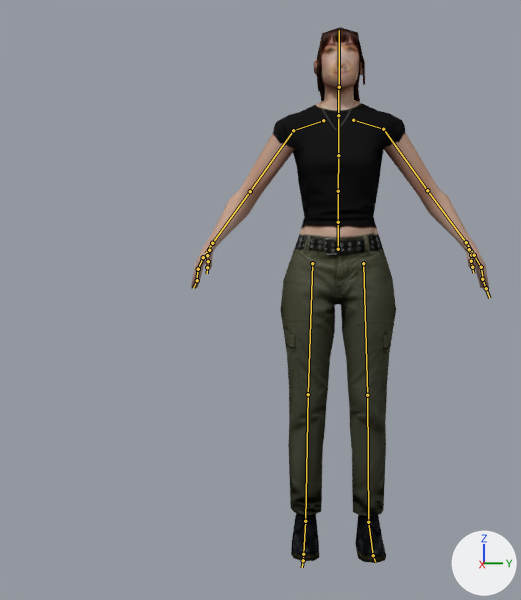
One commit to the Blender file artRaws/girlfriend.blend: the scene before it, then after it.
Before and after are seen from a 50 mm camera at (2.36, -0.11, 0.88) aimed at (-0.14, -0.26, 0.8). Arrows for +X, +Y and +Z are at lower right; the lights stay in place. The picture after the commit comes second. The bones that change, and the others that lie on the model, are drawn over the model as lines.

In view in the first picture: 'Character_Female_10'.
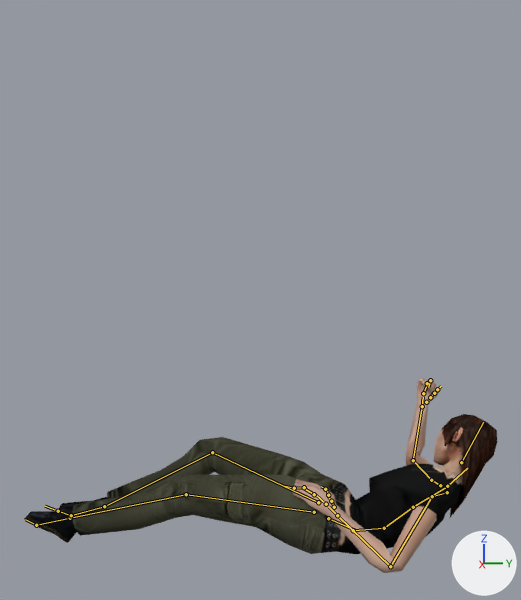
The newer file adds an action. The first version stands in its rest pose; the second is drawn at frame 80 of the action 'Couch'.

Boxes [x1, y1, x2, y2] around the edits, measured in the pictures (521 x 600 px):
'Character_Female_10', posed (59% wider, 64% shorter)
    before: [191, 27, 489, 563]
    after: [24, 378, 497, 573]
bone 'mixamorig:Hips', root to tip
    before: (338, 249) to (338, 220)
    after: (328, 518) to (355, 530)
bone 'mixamorig:Spine', root to tip
    before: (338, 222) to (338, 191)
    after: (353, 530) to (384, 528)
bone 'mixamorig:Spine1', root to tip
    before: (338, 191) to (338, 155)
    after: (384, 528) to (413, 507)
bone 'mixamorig:Spine2', root to tip
    before: (338, 155) to (338, 116)
    after: (413, 507) to (446, 487)
bone 'mixamorig:Neck', root to tip
    before: (338, 115) to (338, 88)
    after: (447, 486) to (467, 468)
bone 'mixamorig:Head', root to tip
    before: (339, 87) to (339, 30)
    after: (461, 462) to (483, 422)
bone 'mixamorig:LeftShoulder', root to tip
    before: (353, 120) to (383, 129)
    after: (447, 492) to (432, 496)
bone 'mixamorig:LeftArm', root to tip
    before: (383, 129) to (427, 190)
    after: (432, 496) to (390, 566)
bone 'mixamorig:LeftForeArm', root to tip
    before: (427, 190) to (466, 242)
    after: (390, 566) to (337, 515)
bone 'mixamorig:LeftHand', root to tip
    before: (466, 242) to (472, 252)
    after: (337, 515) to (328, 506)
bone 'mixamorig:LeftHandThumb1', root to tip
    before: (469, 249) to (471, 255)
    after: (334, 507) to (332, 501)
bone 'mixamorig:LeftHandThumb2', root to tip
    before: (471, 255) to (472, 261)
    after: (331, 501) to (327, 495)
bone 'mixamorig:LeftHandIndex1', root to tip
    before: (474, 255) to (481, 267)
    after: (326, 504) to (315, 494)
bone 'mixamorig:LeftHandIndex2', root to tip
    before: (481, 267) to (483, 278)
    after: (314, 494) to (303, 488)
bone 'mixamorig:LeftHandIndex3', root to tip
    before: (482, 279) to (486, 288)
    after: (304, 487) to (294, 488)
bone 'mixamorig:RightShoulder', root to tip
    before: (323, 120) to (293, 130)
    after: (440, 485) to (431, 480)
bone 'mixamorig:RightArm', root to tip
    before: (293, 130) to (250, 191)
    after: (431, 480) to (413, 460)
bone 'mixamorig:RightForeArm', root to tip
    before: (250, 191) to (212, 243)
    after: (413, 460) to (422, 406)
bone 'mixamorig:RightHand', root to tip
    before: (212, 243) to (205, 253)
    after: (422, 406) to (423, 397)
bone 'mixamorig:RightHandThumb1', root to tip
    before: (209, 250) to (208, 255)
    after: (426, 402) to (431, 398)
bone 'mixamorig:RightHandThumb2', root to tip
    before: (207, 255) to (207, 262)
    after: (430, 397) to (433, 392)
bone 'mixamorig:RightHandThumb3', root to tip
    before: (208, 261) to (208, 267)
    after: (434, 393) to (438, 389)
bone 'mixamorig:RightHandIndex1', root to tip
    before: (203, 257) to (198, 269)
    after: (423, 393) to (427, 383)
bone 'mixamorig:RightHandIndex2', root to tip
    before: (198, 269) to (196, 280)
    after: (427, 383) to (429, 380)
bone 'mixamorig:RightHandIndex3', root to tip
    before: (197, 280) to (193, 288)
    after: (430, 380) to (428, 387)
bone 'mixamorig:LeftUpLeg', root to tip
    before: (363, 263) to (367, 395)
    after: (314, 512) to (186, 494)
bone 'mixamorig:LeftLeg', root to tip
    before: (367, 395) to (368, 522)
    after: (186, 494) to (70, 518)
bone 'mixamorig:LeftFoot', root to tip
    before: (368, 522) to (373, 555)
    after: (70, 518) to (36, 525)
bone 'mixamorig:RightUpLeg', root to tip
    before: (312, 263) to (308, 394)
    after: (318, 502) to (212, 452)
bone 'mixamorig:RightLeg', root to tip
    before: (308, 394) to (305, 521)
    after: (212, 452) to (104, 506)
bone 'mixamorig:RightFoot', root to tip
    before: (305, 521) to (303, 554)
    after: (104, 506) to (71, 515)

What the commit changed:
Bone 'mixamorig:Hips' (bone_mixamorig_hips) moves from (0.0, 0.0, 0.0) to (0.023, -0.883, 0.03).
Bone 'mixamorig:Hips' (bone_mixamorig_hips) turns from (0, 0, 0) to (-99, 20, 85) degrees about its own x, y and z.
Bone 'mixamorig:Spine' (bone_mixamorig_spine) turns from (0, 0, 0) to (9, -2, -28) degrees about its own x, y and z.
Bone 'mixamorig:Spine1' (bone_mixamorig_spine1) turns from (0, 0, 0) to (1, 0, -32) degrees about its own x, y and z.
Bone 'mixamorig:Spine2' (bone_mixamorig_spine2) turns from (0, 0, 0) to (1, 0, 6) degrees about its own x, y and z.
Bone 'mixamorig:Neck' (bone_mixamorig_neck) turns from (0, 0, 0) to (10, 6, -5) degrees about its own x, y and z.
Bone 'mixamorig:Head' (bone_mixamorig_head) turns from (0, 0, 0) to (50, -58, -52) degrees about its own x, y and z.
Bone 'mixamorig:LeftShoulder' (bone_mixamorig_leftshoulder) turns from (0, 0, 0) to (-22, -126, 42) degrees about its own x, y and z.
Bone 'mixamorig:LeftArm' (bone_mixamorig_leftarm) turns from (0, 0, 0) to (-74, 6, -122) degrees about its own x, y and z.
Bone 'mixamorig:LeftForeArm' (bone_mixamorig_leftforearm) turns from (0, 0, 0) to (26, 3, 102) degrees about its own x, y and z.
Bone 'mixamorig:LeftHand' (bone_mixamorig_lefthand) turns from (0, 0, 0) to (-16, 3, -15) degrees about its own x, y and z.
Bone 'mixamorig:LeftHandThumb1' (bone_mixamorig_lefthandthumb1) turns from (0, 0, 0) to (11, -2, 8) degrees about its own x, y and z.
Bone 'mixamorig:LeftHandThumb2' (bone_mixamorig_lefthandthumb2) turns from (0, 0, 0) to (-13, -6, -20) degrees about its own x, y and z.
Bone 'mixamorig:LeftHandIndex1' (bone_mixamorig_lefthandindex1) turns from (0, 0, 0) to (7, 5, 7) degrees about its own x, y and z.
Bone 'mixamorig:LeftHandIndex2' (bone_mixamorig_lefthandindex2) turns from (0, 0, 0) to (-14, -1, -11) degrees about its own x, y and z.
Bone 'mixamorig:LeftHandIndex3' (bone_mixamorig_lefthandindex3) turns from (0, 0, 0) to (48, -1, -3) degrees about its own x, y and z.
Bone 'mixamorig:RightShoulder' (bone_mixamorig_rightshoulder) turns from (0, 0, 0) to (-11, 0, -1) degrees about its own x, y and z.
Bone 'mixamorig:RightArm' (bone_mixamorig_rightarm) turns from (0, 0, 0) to (-55, 36, -49) degrees about its own x, y and z.
Bone 'mixamorig:RightForeArm' (bone_mixamorig_rightforearm) turns from (0, 0, 0) to (35, 77, -34) degrees about its own x, y and z.
Bone 'mixamorig:RightHand' (bone_mixamorig_righthand) turns from (0, 0, 0) to (-16, 24, 3) degrees about its own x, y and z.
Bone 'mixamorig:RightHandThumb1' (bone_mixamorig_righthandthumb1) turns from (0, 0, 0) to (33, 7, 3) degrees about its own x, y and z.
Bone 'mixamorig:RightHandThumb2' (bone_mixamorig_righthandthumb2) turns from (0, 0, 0) to (-8, 12, 13) degrees about its own x, y and z.
Bone 'mixamorig:RightHandThumb3' (bone_mixamorig_righthandthumb3) turns from (0, 0, 0) to (-60, -44, 38) degrees about its own x, y and z.
Bone 'mixamorig:RightHandIndex1' (bone_mixamorig_righthandindex1) turns from (0, 0, 0) to (14, -1, -5) degrees about its own x, y and z.
Bone 'mixamorig:RightHandIndex2' (bone_mixamorig_righthandindex2) turns from (0, 0, 0) to (54, -6, -20) degrees about its own x, y and z.
Bone 'mixamorig:RightHandIndex3' (bone_mixamorig_righthandindex3) turns from (0, 0, 0) to (96, 33, -36) degrees about its own x, y and z.
Bone 'mixamorig:LeftUpLeg' (bone_mixamorig_leftupleg) moves from (0.0, 0.0, 0.0) to (-0.026, 0.001, 0.005).
Bone 'mixamorig:LeftUpLeg' (bone_mixamorig_leftupleg) turns from (0, 0, 0) to (4, 13, -15) degrees about its own x, y and z.
Bone 'mixamorig:LeftLeg' (bone_mixamorig_leftleg) turns from (0, 0, 0) to (-2, 26, -18) degrees about its own x, y and z.
Bone 'mixamorig:LeftFoot' (bone_mixamorig_leftfoot) turns from (0, 0, 0) to (-59, 1, 1) degrees about its own x, y and z.
Bone 'mixamorig:RightUpLeg' (bone_mixamorig_rightupleg) turns from (0, 0, 0) to (11, 4, -1) degrees about its own x, y and z.
Bone 'mixamorig:RightLeg' (bone_mixamorig_rightleg) turns from (0, 0, 0) to (-25, 4, -50) degrees about its own x, y and z.
Bone 'mixamorig:RightFoot' (bone_mixamorig_rightfoot) turns from (0, 0, 0) to (-46, -8, 1) degrees about its own x, y and z.
